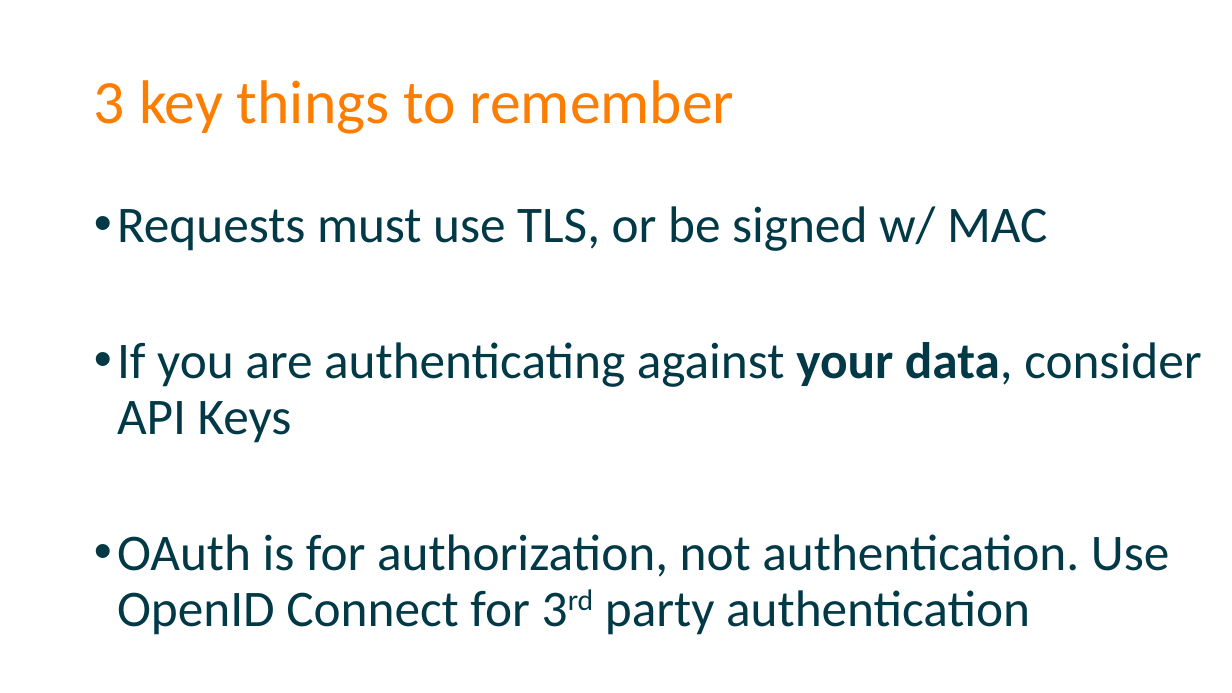
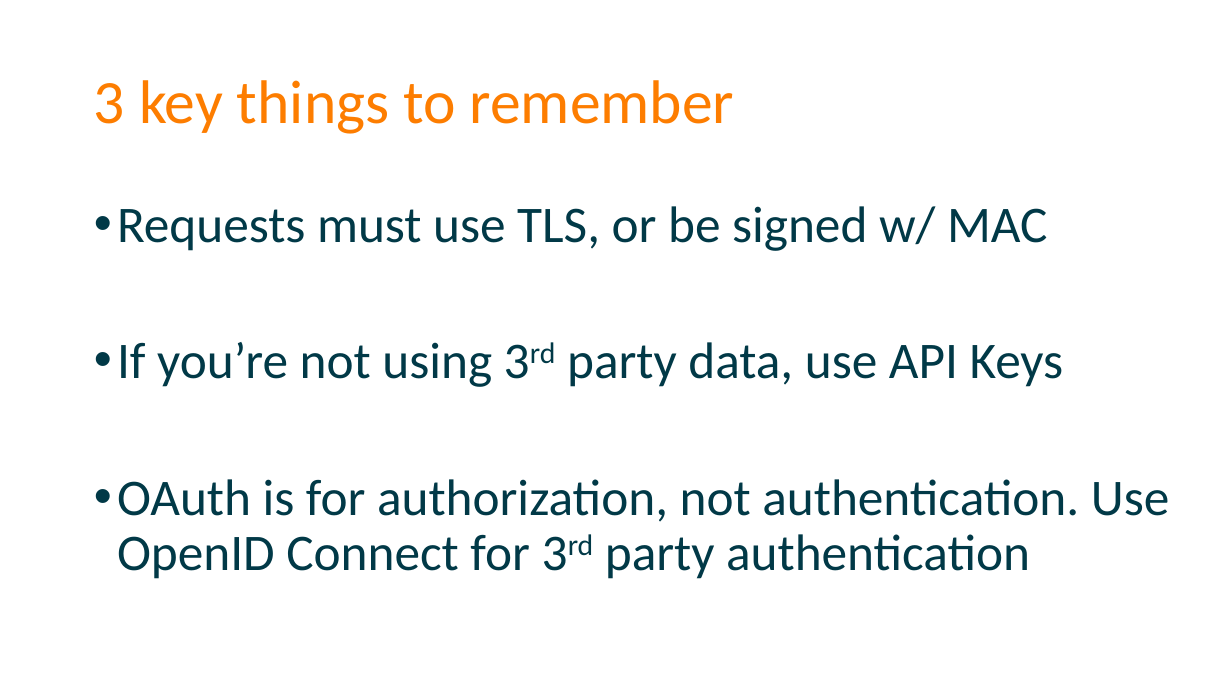
Before and after one commit to spetryjohnson/Securing-Your-API-Endpoints---StirTrek-2016, a slide deck: slide 74 of Securing Your API Endpoints - CodeMash 2016.pptx. Drawn at 1232x693 pixels with LibreOffice and Linux fonts; fonts in the diff are those of the drawing. Boxes give left, top, right and bottom in pixels: in the first picture for what was removed or moved away, otherwise in the second. Text is boxed around its words. In the diff, an @@ line names an element or a change of style, - is before the commit and + after.

```diff
--- a/Securing Your API Endpoints - CodeMash 2016.pptx
+++ b/Securing Your API Endpoints - CodeMash 2016.pptx
@@ text at (x1=117, y1=342, x2=1064, y2=387): text changed @@
-• If you are authenticating against your data, consider API Keys
+• If you’re not using 3rd party data, use API Keys
```
Also in this commit, not shown: 1 other slide changed.
